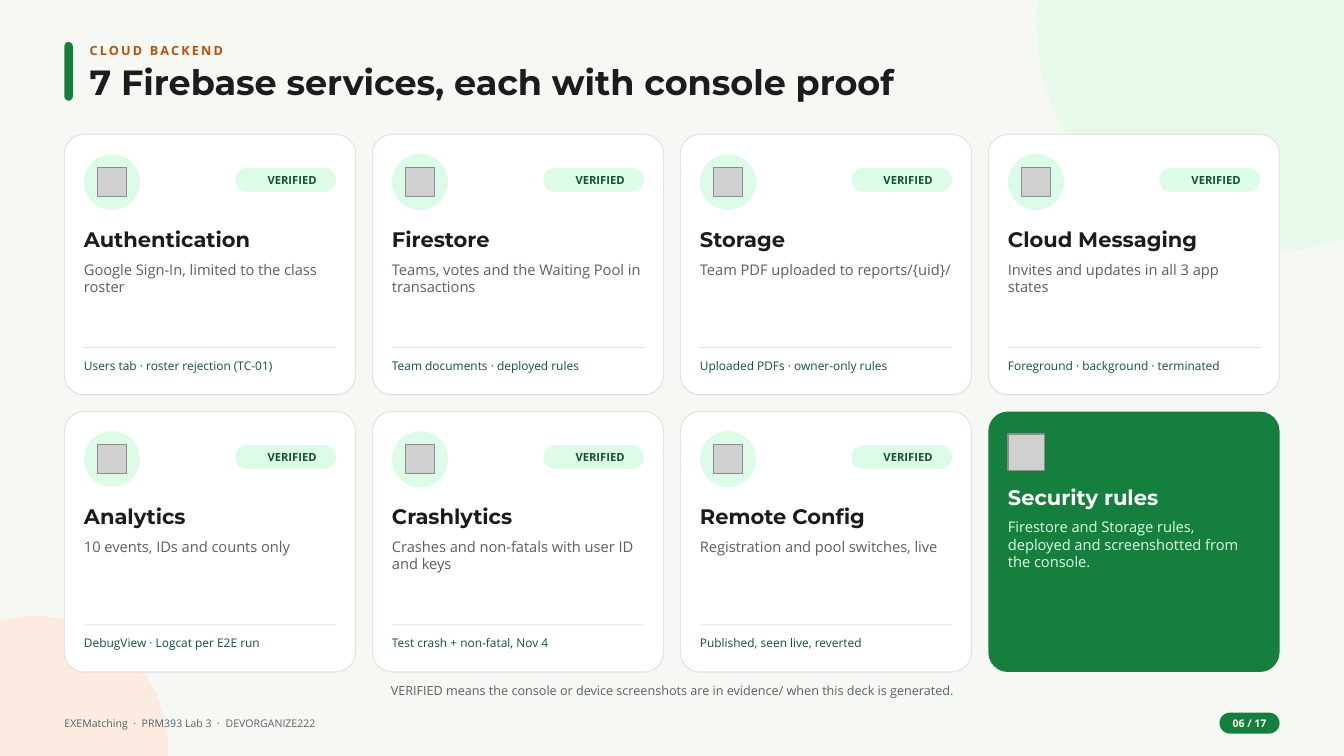
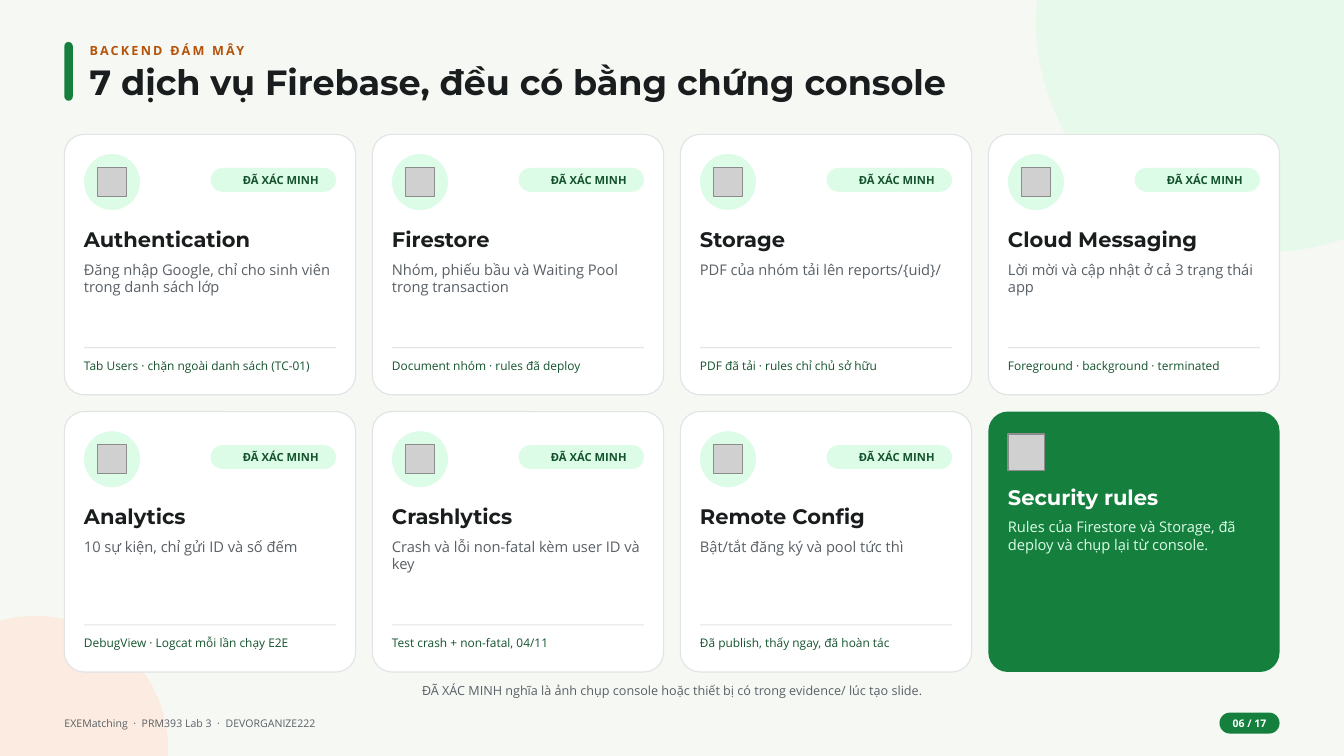
Before and after one commit to DEVORGANIZE222/Lab3_Cloud-Enabled_Mobile_App, a slide deck: slide 6 of slides/Lab03_DEVORGANIZE222_slides.pptx. Drawn at 1344x756 pixels with LibreOffice and Linux fonts; fonts in the diff are those of the drawing; grey boxes stand for pictures; background and template pictures are left out. Boxes give left, top, right and bottom in pixels: in the first picture for what was removed or moved away, otherwise in the second. Text is boxed around its words. In the diff, an @@ line names an element or a change of style, - is before the commit and + after.

```diff
--- a/slides/Lab03_DEVORGANIZE222_slides.pptx
+++ b/slides/Lab03_DEVORGANIZE222_slides.pptx
@@ text at <box>90,46,223,55</box>: text changed @@
-CLOUD BACKEND
+BACKEND ĐÁM MÂY
@@ text at <box>90,64,946,103</box>: text changed @@
-7 Firebase services, each with console proof
+7 dịch vụ Firebase, đều có bằng chứng console
@@ rounded rectangle: place and size @@
-rounded rectangle at <box>235,168,336,193</box>
+rounded rectangle at <box>211,168,336,193</box>
@@ text at <box>243,173,319,184</box>: text changed @@
-VERIFIED
+ĐÃ XÁC MINH
@@ rounded rectangle: place and size @@
-rounded rectangle at <box>543,168,644,193</box>
+rounded rectangle at <box>519,168,644,193</box>
@@ text at <box>551,173,627,184</box>: text changed @@
-VERIFIED
+ĐÃ XÁC MINH
@@ rounded rectangle: place and size @@
-rounded rectangle at <box>852,168,953,193</box>
+rounded rectangle at <box>827,168,952,193</box>
@@ text at <box>859,173,935,184</box>: text changed @@
-VERIFIED
+ĐÃ XÁC MINH
@@ rounded rectangle: place and size @@
-rounded rectangle at <box>1159,168,1260,193</box>
+rounded rectangle at <box>1135,168,1260,193</box>
@@ text at <box>1167,173,1243,184</box>: text changed @@
-VERIFIED
+ĐÃ XÁC MINH
@@ text at <box>84,263,330,296</box>: text changed @@
-Google Sign-In, limited to the class roster
+Đăng nhập Google, chỉ cho sinh viên trong danh sách lớp
@@ text at <box>392,263,618,296</box>: text changed @@
-Teams, votes and the Waiting Pool in transactions
+Nhóm, phiếu bầu và Waiting Pool trong transaction
@@ text at <box>700,263,941,279</box>: text changed @@
-Team PDF uploaded to reports/{uid}/
+PDF của nhóm tải lên reports/{uid}/
@@ text at <box>1008,263,1253,296</box>: text changed @@
-Invites and updates in all 3 app states
+Lời mời và cập nhật ở cả 3 trạng thái app
@@ text at <box>84,361,309,373</box>: text changed @@
-Users tab · roster rejection (TC-01)
+Tab Users · chặn ngoài danh sách (TC-01)
@@ text at <box>392,361,580,373</box>: text changed @@
-Team documents · deployed rules
+Document nhóm · rules đã deploy
@@ text at <box>700,360,877,370</box>: text changed @@
-Uploaded PDFs · owner-only rules
+PDF đã tải · rules chỉ chủ sở hữu
@@ rounded rectangle: place and size @@
-rounded rectangle at <box>235,446,336,470</box>
+rounded rectangle at <box>211,446,336,470</box>
@@ rounded rectangle: place and size @@
-rounded rectangle at <box>543,446,644,470</box>
+rounded rectangle at <box>519,446,644,470</box>
@@ rounded rectangle: place and size @@
-rounded rectangle at <box>852,446,953,470</box>
+rounded rectangle at <box>827,446,952,470</box>
@@ text at <box>243,451,319,461</box>: text changed @@
-VERIFIED
+ĐÃ XÁC MINH
@@ text at <box>551,451,627,461</box>: text changed @@
-VERIFIED
+ĐÃ XÁC MINH
@@ text at <box>859,451,935,461</box>: text changed @@
-VERIFIED
+ĐÃ XÁC MINH
@@ text at <box>392,539,639,573</box>: text changed @@
-Crashes and non-fatals with user ID and keys
+Crash và lỗi non-fatal kèm user ID và key
@@ text at <box>700,539,904,556</box>: text changed @@
-Registration and pool switches, live
+Bật/tắt đăng ký và pool tức thì
@@ text at <box>1008,520,1236,554</box>: text changed @@
-Firestore and Storage rules, deployed and screenshotted from the console.
+Rules của Firestore và Storage, đã deploy và chụp lại từ console.
@@ text at <box>84,540,298,556</box>: text changed @@
-10 events, IDs and counts only
+10 sự kiện, chỉ gửi ID và số đếm
@@ text at <box>84,636,288,650</box>: text changed @@
-DebugView · Logcat per E2E run
+DebugView · Logcat mỗi lần chạy E2E
@@ text at <box>392,638,548,649</box>: text changed @@
-Test crash + non-fatal, Nov 4
+Test crash + non-fatal, 04/11
@@ text at <box>700,637,889,650</box>: text changed @@
-Published, seen live, reverted
+Đã publish, thấy ngay, đã hoàn tác
@@ text at <box>422,683,923,698</box>: text changed @@
-VERIFIED means the console or device screenshots are in evidence/ when this deck is generated.
+ĐÃ XÁC MINH nghĩa là ảnh chụp console hoặc thiết bị có trong evidence/ lúc tạo slide.
```
Also in this commit, not shown: 14 other slides changed, 2 slides added, 2 slides removed.
